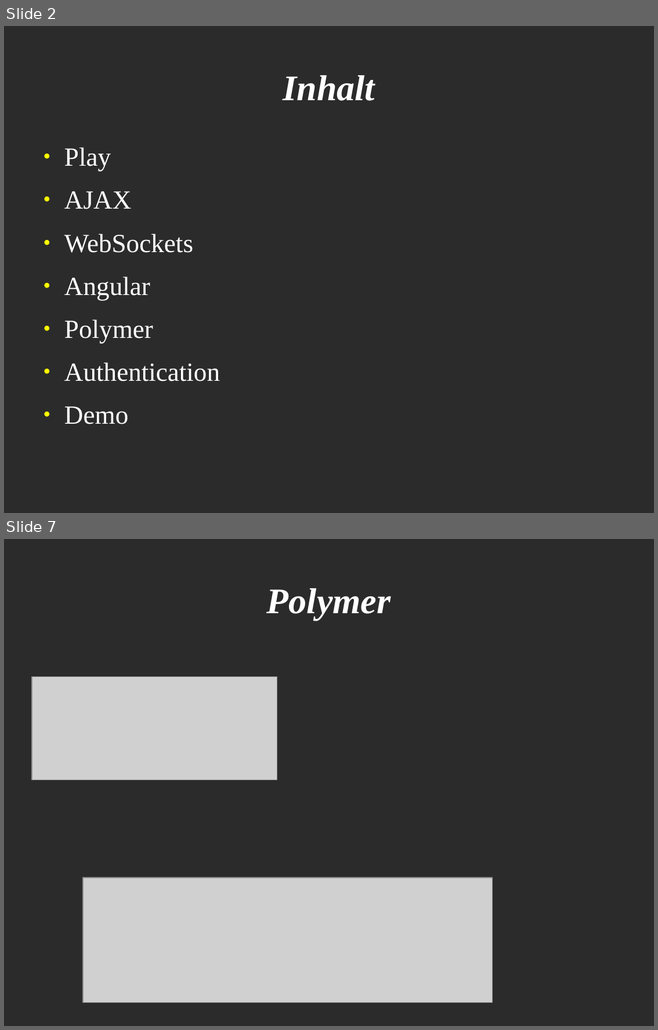
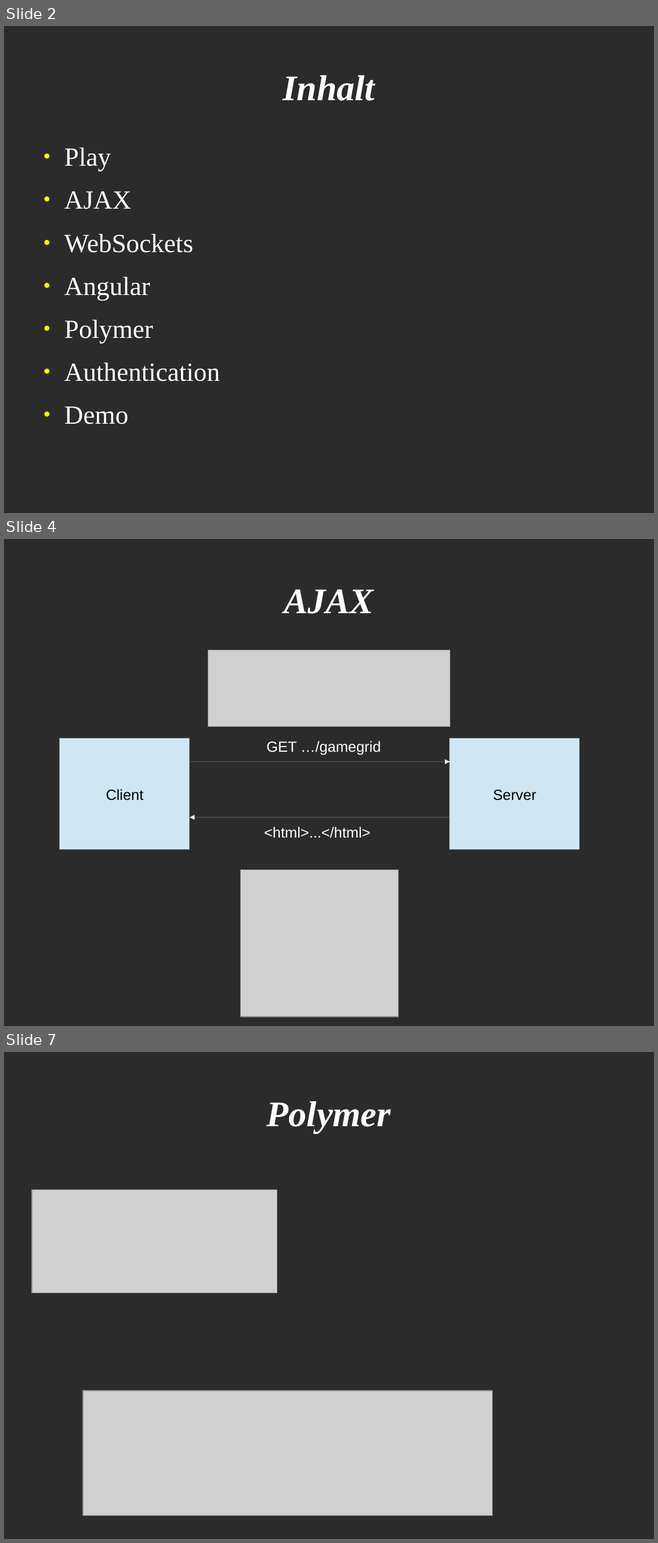
Before and after one commit to CytheY/paju-mensch_wui, a slide deck: webtech.odp. Shown one above the other, each under a label of ours: slides 2 and 7 before the commit, slides 2, 4 and 7 after it; the slides between them are not shown. The pictures are 658x1030 and 658x1543 pixels, drawn with LibreOffice and Linux fonts; fonts in the diff are those of the drawing; grey boxes stand for pictures; background and template pictures are left out; a plain dark background stands for a picture behind light text. Boxes give left, top, right and bottom in pixels: in the first picture for what was removed or moved away, otherwise in the second. Text is boxed around its words. In the diff, an @@ line names an element or a change of style, - is before the commit and + after.

```diff
--- a/webtech.odp
+++ b/webtech.odp
@@ slide 4 added at [4, 539, 654, 1026], background picture (left out) @@
@@ title added at [284, 589, 373, 614], 44 pt, text #FFFFFF, bold, italic @@
+AJAX
@@ picture added at [208, 650, 449, 726] @@
@@ rectangle added at [60, 739, 189, 850], fill #CFE7F5, outline #808080 0 pt, 18 pt, text #000000 @@
+Client
@@ text added at [266, 741, 380, 755], 18 pt, text #FFFFFF @@
+GET …/gamegrid
@@ rectangle added at [449, 739, 579, 850], fill #CFE7F5, outline #808080 0 pt, 18 pt, text #000000 @@
+Server
@@ arrow added from (190, 762) to (449, 762), #FFFFFF 0 pt @@
@@ arrow added from (449, 817) to (190, 817), #FFFFFF 0 pt @@
@@ text added at [264, 827, 370, 838], 18 pt, text #FFFFFF @@
+<html>...</html>
@@ picture added at [241, 870, 399, 1017] @@
```
Also in this commit, not shown: 1 slide changed, 2 other slides added, 3 slides removed.
